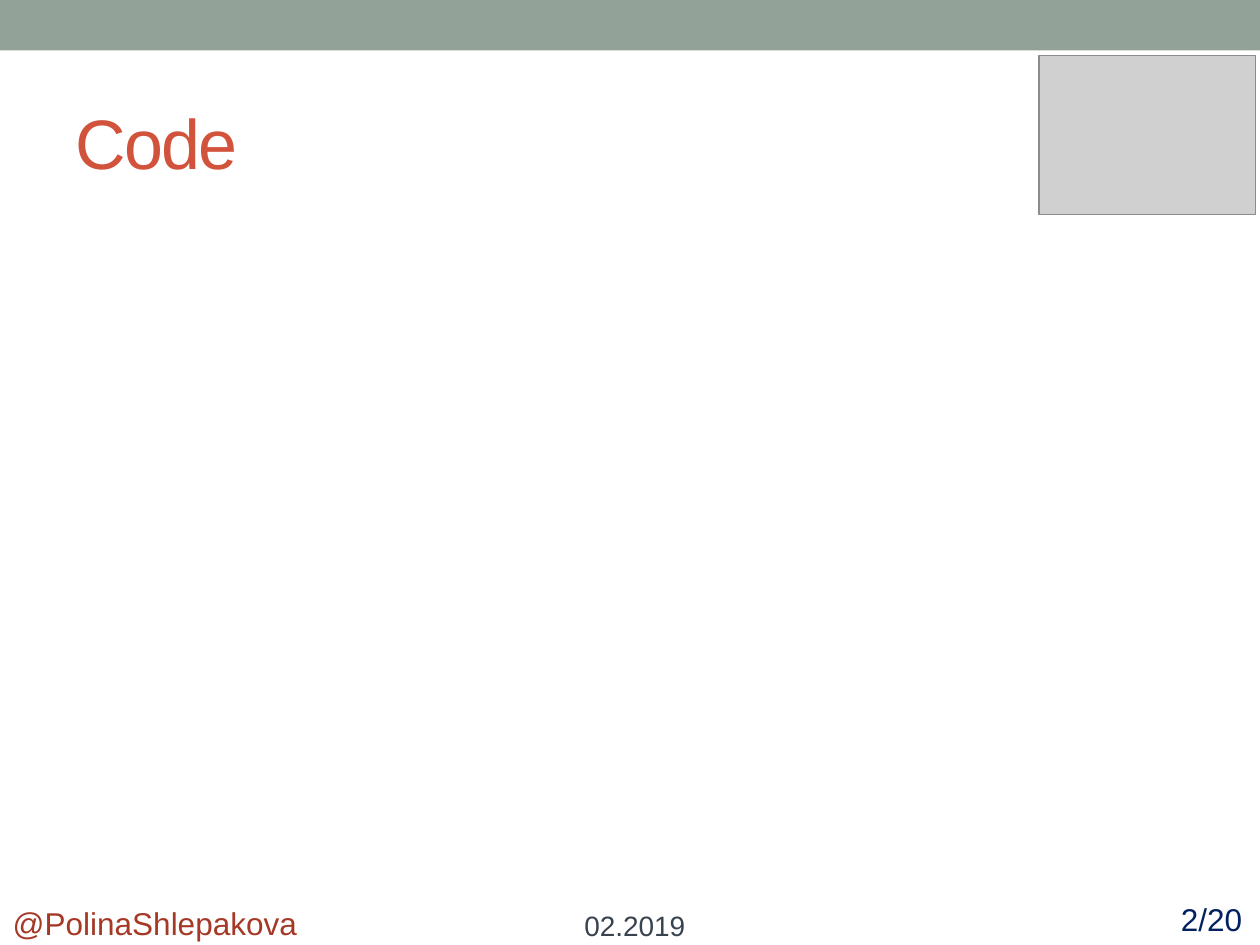
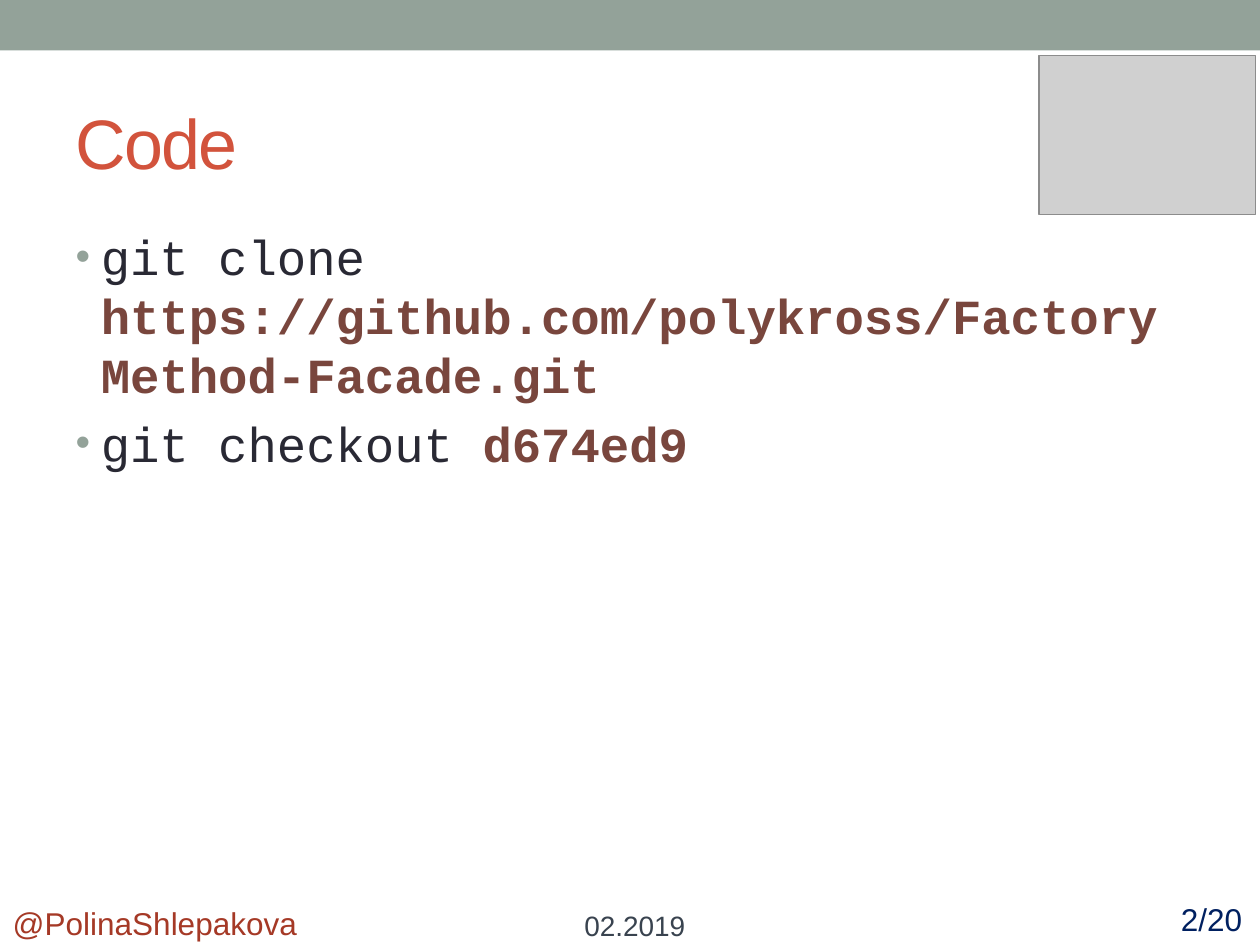
Before and after one commit to polykross/FactoryMethod-Facade, a slide deck: slide 13 of FactoryMethod/Presentation/FactoryMethod.pptx (slide 10 before the commit). Drawn at 1260x945 pixels with LibreOffice and Linux fonts; fonts in the diff are those of the drawing; grey boxes stand for pictures. Boxes give left, top, right and bottom in pixels: in the first picture for what was removed or moved away, otherwise in the second. Text is boxed around its words. In the diff, an @@ line names an element or a change of style, - is before the commit and + after.

Commit message:
Analyze Factory method pattern
Add to presentation:
- description
- applicabitity
- advantages & disadvantages
- related patterns

---
Test:
open FactoryMethod/Presentation/FactoryMethod.pptx

```diff
--- a/FactoryMethod/Presentation/FactoryMethod.pptx
+++ b/FactoryMethod/Presentation/FactoryMethod.pptx
@@ text added at [101,240,1158,472], 28 pt, text #79463D, bold @@
+• git clone https://github.com/polykross/FactoryMethod-Facade.git
+• git checkout d674ed9
```
Also in this commit, not shown: 1 other slide changed, 21 slides added.
